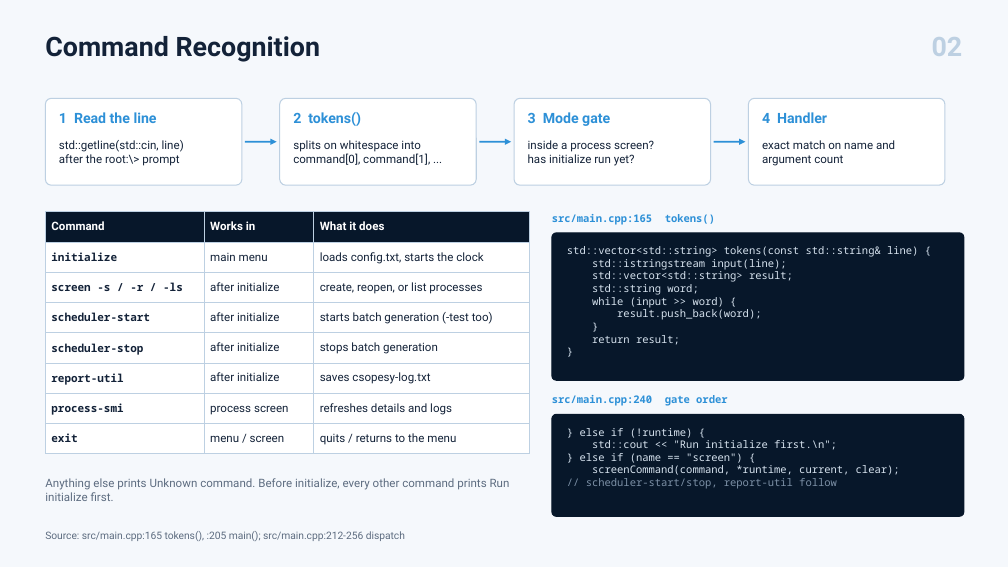
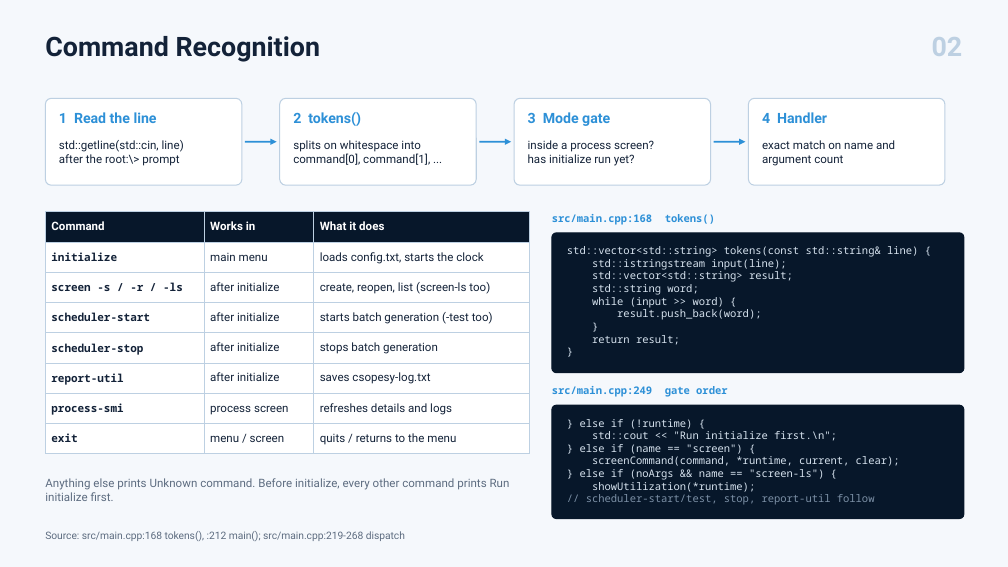
Before and after one commit to zuraxy/CSOPESY2, a slide deck: slide 2 of ACTUAL Submission - MO1 - Process Multiplexer and CLI/PPT/PPT - ACTUAL Submission - MO1 - Process Multiplexer and CLI.pptx. Drawn at 1008x567 pixels with LibreOffice and Linux fonts; fonts in the diff are those of the drawing. Boxes give left, top, right and bottom in pixels: in the first picture for what was removed or moved away, otherwise in the second. Text is boxed around its words. In the diff, an @@ line names an element or a change of style, - is before the commit and + after.

Commit message:
feat: final push for ACTUAL Submission - MO1 - Process Multiplexer and CLI

```diff
--- a/ACTUAL Submission - MO1 - Process Multiplexer and CLI/PPT/PPT - ACTUAL Submission - MO1 - Process Multiplexer and CLI.pptx
+++ b/ACTUAL Submission - MO1 - Process Multiplexer and CLI/PPT/PPT - ACTUAL Submission - MO1 - Process Multiplexer and CLI.pptx
@@ table at [45, 212, 529, 449] @@
-row 3, column 3: create, reopen, or list processes
+row 3, column 3: create, reopen, list (screen-ls too)
@@ text at [552, 214, 715, 225]: text changed @@
-src/main.cpp:165 tokens()
+src/main.cpp:168 tokens()
@@ rounded rectangle: place and size @@
-rounded rectangle at [552, 233, 964, 380]
+rounded rectangle at [552, 233, 964, 373]
@@ rounded rectangle at [552, 233, 964, 373]: proportions changed @@
@@ text at [552, 386, 727, 397]: text changed @@
-src/main.cpp:240 gate order
+src/main.cpp:249 gate order
@@ rounded rectangle at [552, 405, 964, 519]: proportions changed @@
@@ rounded rectangle: place and size @@
-rounded rectangle at [552, 414, 964, 516]
+rounded rectangle at [552, 405, 964, 519]
@@ text "} else if (!runtime) {": place and size @@
-text "} else if (!runtime) {" at [580, 428, 900, 489]
+text "} else if (!runtime) {" at [580, 419, 900, 505]
@@ text at [580, 469, 875, 505]: text changed; text colour #7C90A6 to #D6E2EE @@
-// scheduler-start/stop, report-util follow
+} else if (noArgs && name == "screen-ls") {
+showUtilization(*runtime);
+// scheduler-start/test, stop, report-util follow
@@ text at [45, 531, 405, 541]: text changed @@
-Source: src/main.cpp:165 tokens(), :205 main(); src/main.cpp:212-256 dispatch
+Source: src/main.cpp:168 tokens(), :212 main(); src/main.cpp:219-268 dispatch
```
Also in this commit, not shown: 4 other slides changed, 14 other files.
